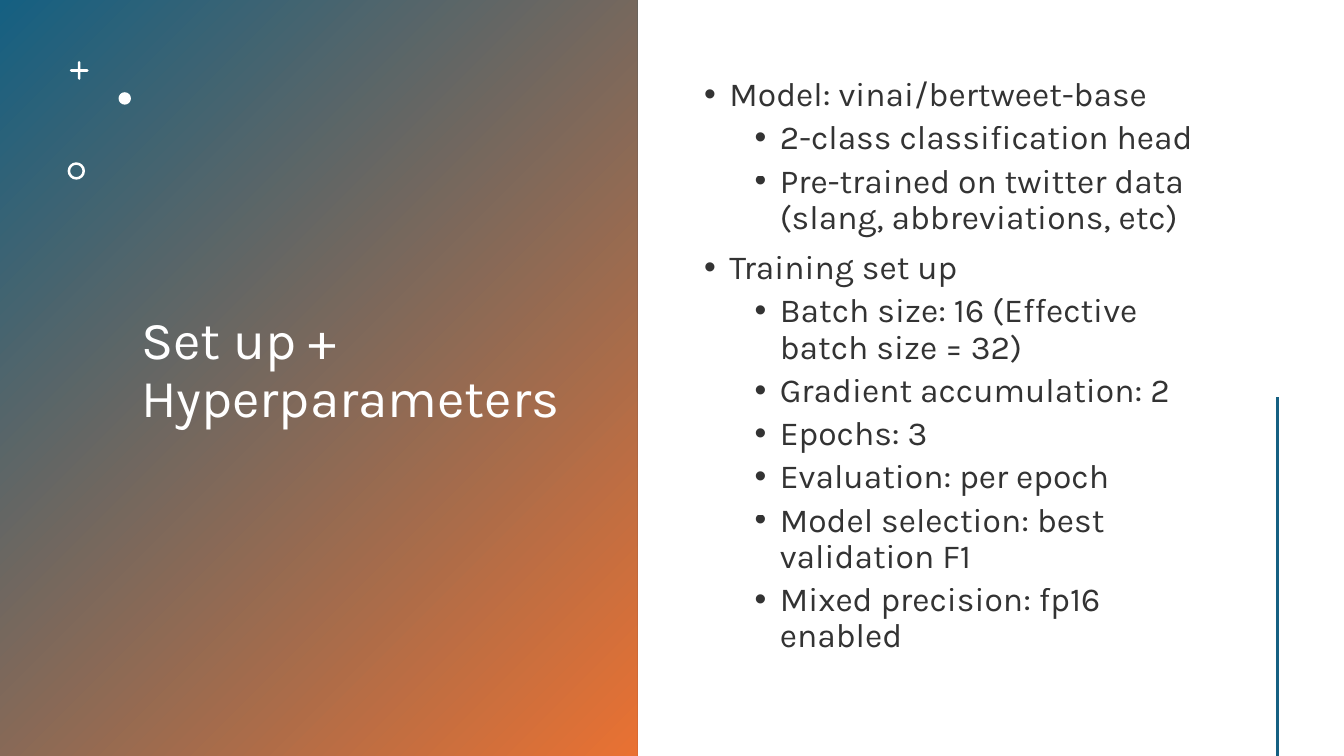
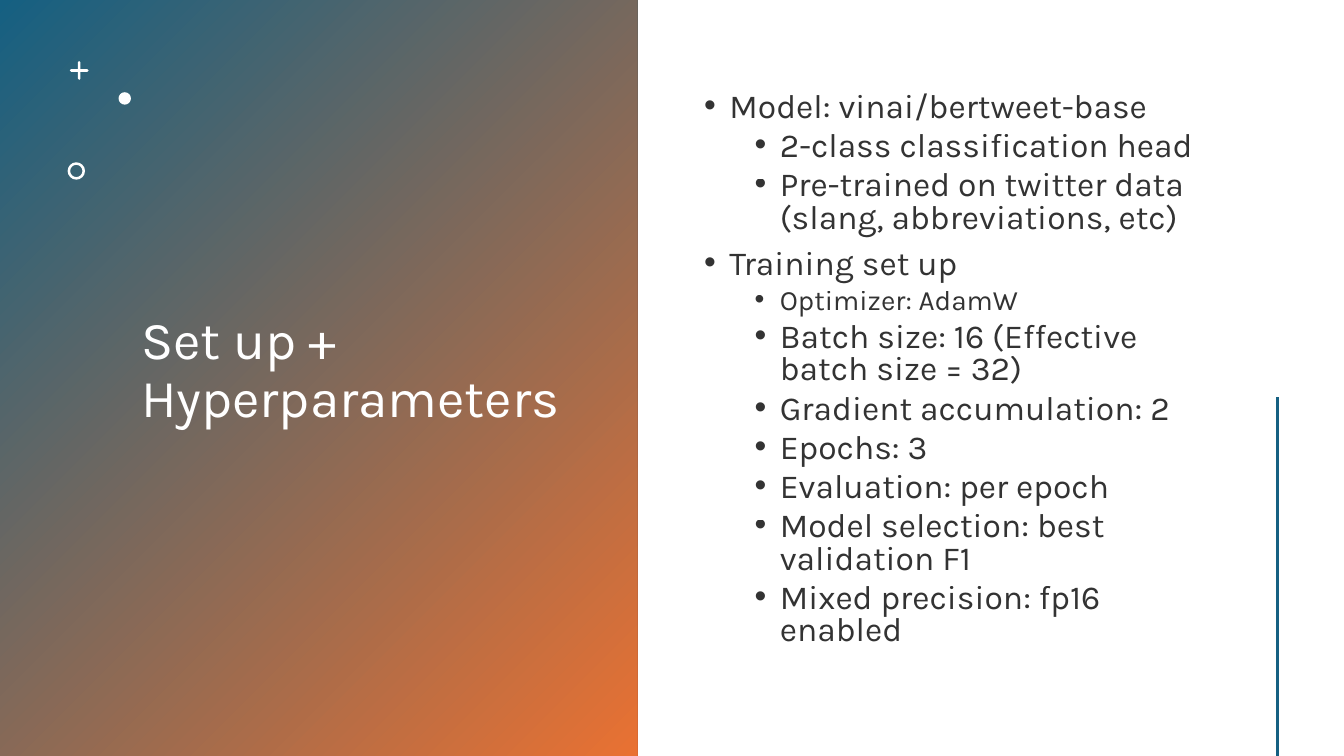
Before and after one commit to BrianLeung30/Sentiment-Analysis-of-Text-Data, a slide deck: slide 6 of Project Presentation Slides.pptx (slide 5 before the commit). Drawn at 1344x756 pixels with LibreOffice and Linux fonts; fonts in the diff are those of the drawing. Boxes give left, top, right and bottom in pixels: in the first picture for what was removed or moved away, otherwise in the second. Text is boxed around its words. In the diff, an @@ line names an element or a change of style, - is before the commit and + after.

Commit message:
Added optimizer

```diff
--- a/Project Presentation Slides.pptx
+++ b/Project Presentation Slides.pptx
@@ text at bbox=[729, 93, 1193, 642]: line spacing 0.9 to 0.8 @@
@@ text at bbox=[780, 291, 1018, 317]: paragraph added @@
+  • Optimizer: AdamW
```
Also in this commit, not shown: 2 other slides changed, 1 slide added, 1 other file.
